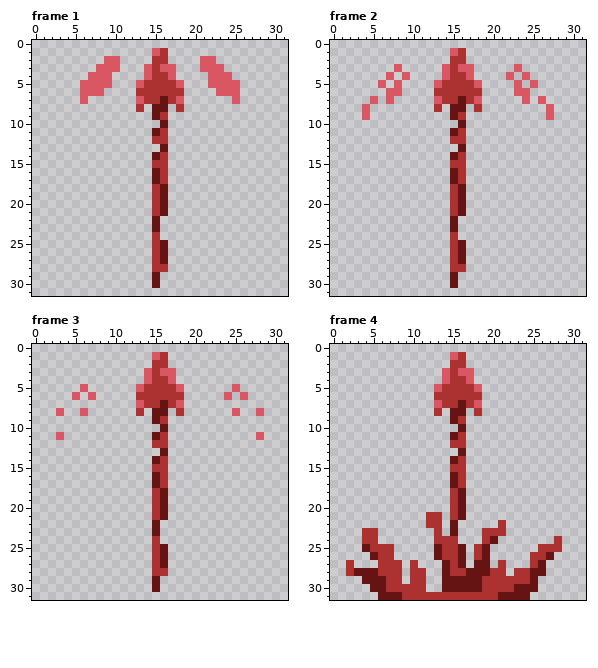
Edited in one commit: pixel-art file (Assets/Textures/Aseprite Filer/BloodArrow.aseprite). Above: the version before the commit.
32x32 pixels, 8 frames. Shown: frame 1, frame 2, frame 3, frame 4. The commit also changed other frames, which this record leaves out.
And afterwards:
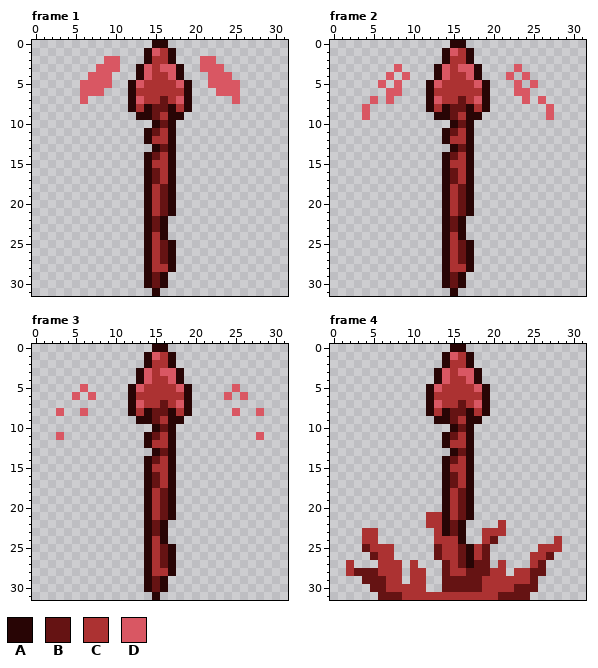
Palette (. is transparent): A #280505  B #651313  C #ac3232  D #d95763
Diff:
Frame 1, layer "Layer 1":
The author put colour A in row 0 at x 15 to 16; in rows 1 to 2 at x 14 and 17; in rows 3 to 4 at x 13 and 18; in rows 5 to 7 at x 12 and 19; in row 8 at x 12, 14, 17 and 19; in row 9 at x 13 to 14 and 17 to 18.
The author put colour A in row 10 at x 15 and 17; in rows 11 to 12 at x 14 and 17; in row 13 at x 15 and 17; in rows 14 to 21 at x 14 and 17; in rows 22 to 24 at x 14 and 16; in rows 25 to 28 at x 14 and 17.
The author put colour A in rows 29 to 30 at x 14 and 16; in row 31 at x 15.
Frame 2, layer "Layer 1": the same change as frame 1
Frame 3, layer "Layer 1": the same change as frame 1
Frame 4, layer "Layer 1":
The author put colour A in row 0 at x 15 to 16; in rows 1 to 2 at x 14 and 17; in rows 3 to 4 at x 13 and 18; in rows 5 to 7 at x 12 and 19; in row 8 at x 12, 14, 17 and 19; in row 9 at x 13 to 14 and 17 to 18.
The author put colour A in row 10 at x 15 and 17; in rows 11 to 12 at x 14 and 17; in row 13 at x 15 and 17; in rows 14 to 21 at x 14 and 17; in rows 22 to 23 at x 14 and 16; in row 24 at x 16.
The author put colour A in rows 25 to 27 at x 17.
